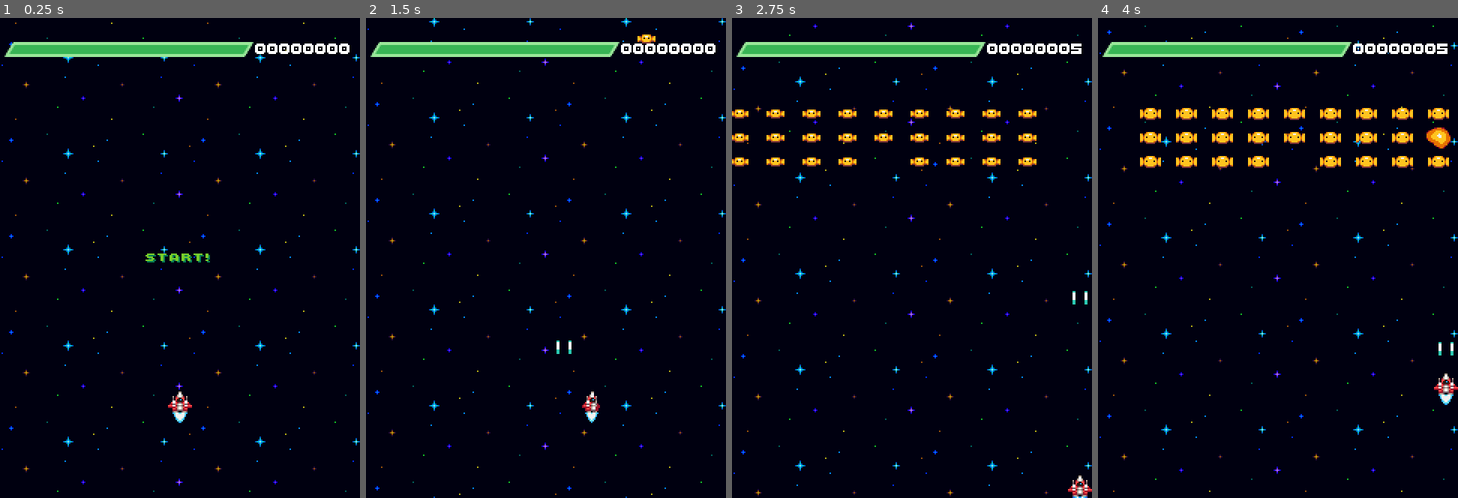
Above: before the commit, frames 1-4 (left to right).
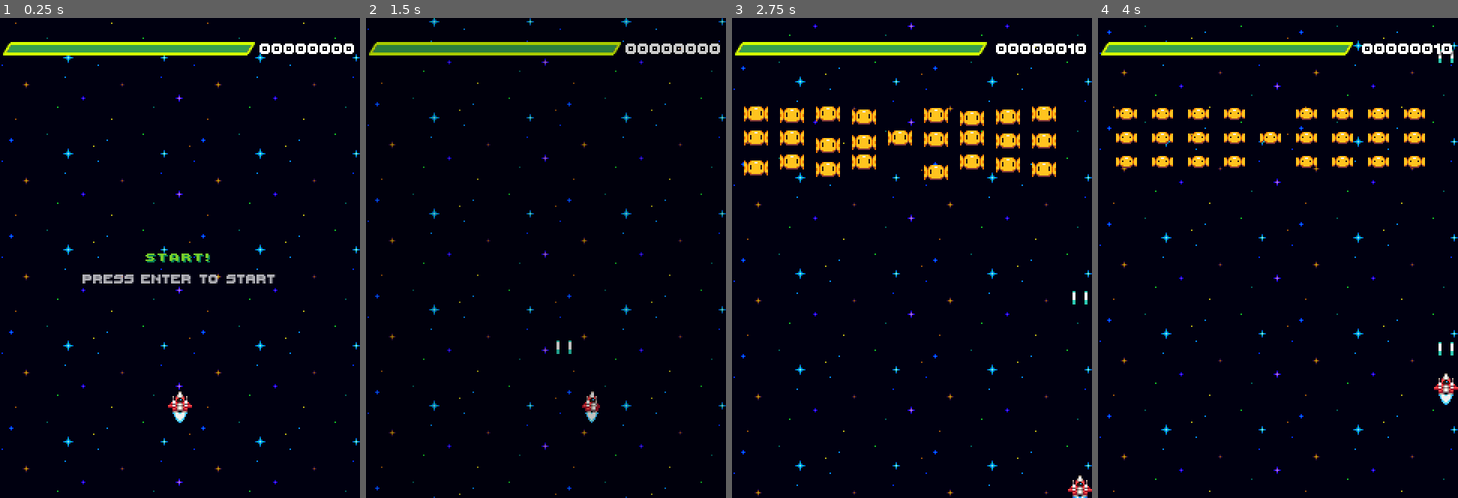
Above: after the commit, the same moments.

Repository: Melon-Lo/godot_space_invader
Game: Godot game, scene res://scenes/main/main.tscn
Two runs of this game, one before a commit and one after it. Both use one fixed random seed, a clock stepped at 60 frames per second and the inputs below.
Inputs (mouse positions are in pixels of both pictures, inside the frame that each line leads up to):
- Up to frame 1 (0.25 s): no input
- Up to frame 2 (1.5 s): click (546, 258) at 0.5 s; tap Enter (start_game, bound only after the commit) at 1.25 s; move the mouse to (625, 234) at 1.27 s; hold Right (move_right) from 1.28 s (still down); hold Enter (start_game, bound only after the commit) from 1.28 s (still down); tap Space (shoot) at 1.35 s
- Up to frame 3 (2.75 s): move the mouse to (840, 282) at 2.02 s; release Right (move_right) at 2.03 s; release Enter (start_game, bound only after the commit) at 2.03 s; hold Down (move_down) from 2.03 s (still down); tap Enter (start_game, bound only after the commit) at 2.1 s; tap Space (shoot) at 2.3 s
- Up to frame 4 (4 s): move the mouse to (1314, 152) at 2.77 s; release Down (move_down) at 2.78 s; hold Right (move_right) 2.78-3.53 s; hold Enter (start_game, bound only after the commit) 2.78-3.53 s; tap Space (shoot) at 2.85, 3.8 s; move the mouse to (1260, 354) at 3.52 s; hold Up (move_up) from 3.53 s (still down); tap Enter (start_game, bound only after the commit) at 3.6 s

The runs differ from the first frame. In frame 1, 2.1% of the frame differs, in the area x 0-99%, y 5-56%; in frame 2, 3.7%; in frame 3, 7.6%, in the area x 0-99%, y 5-34%; in frame 4, 6.4%.

Commit message:
feat: implement core game loop with player controls, shield UI, and main scene initialization

Diff:
--- a/project.godot
+++ b/project.godot
@@ -55,6 +55,12 @@
 , Object(InputEventMouseButton,"resource_local_to_scene":false,"resource_name":"","device":-1,"window_id":0,"alt_presse …(249 unchanged characters)…
 ]
 }
+start_game={
+"deadzone": 0.2,
+"events": [Object(InputEventKey,"resource_local_to_scene":false,"resource_name":"","device":-1,"window_id":0,"alt_pressed":false,"shift_pressed":false,"ctrl_pressed":false,"meta_pressed":false,"pressed":false,"keycode":0,"physical_keycode":4194309,"key_label":0,"unicode":0,"location":0,"echo":false,"script":null)
+, Object(InputEventKey,"resource_local_to_scene":false,"resource_name":"","device":-1,"window_id":0,"alt_pressed":false,"shift_pressed":false,"ctrl_pressed":false,"meta_pressed":false,"pressed":false,"keycode":0,"physical_keycode":4194310,"key_label":0,"unicode":0,"location":0,"echo":false,"script":null)
+]
+}
 
 [physics]
 
--- a/scenes/enemy_bullet/enemy_bullet.gd
+++ b/scenes/enemy_bullet/enemy_bullet.gd
@@ -2,12 +2,28 @@
 
 @export var speed: float = 150.0
 
+@onready var animation_player: AnimationPlayer = $AnimationPlayer
+@onready var sprite_2d: Sprite2D = $Sprite2D
+@onready var animated_sprite_2d: AnimatedSprite2D = $AnimatedSprite2D
+
+var is_exploding: bool = false
+
+
+func _ready() -> void:
+	sprite_2d.hide()
+	animated_sprite_2d.show()
+
 
 func start(pos: Vector2) -> void:
 	position = pos
+	is_exploding = false
+	sprite_2d.hide()
+	animated_sprite_2d.show()
 
 
 func _process(delta: float) -> void:
+	if is_exploding:
+		return
 	position.y += speed * delta
 
 
@@ -19,5 +35,17 @@
 # 處理碰撞
 func _on_area_entered(area: Area2D) -> void:
 	if area.name == "Player":
-		queue_free()
 		area.shield -= 1
+		explode()
+
+
+# 爆炸
+func explode() -> void:
+	is_exploding = true
+	set_deferred("monitoring", false)
+	set_deferred("monitorable", false)
+	animated_sprite_2d.hide()
+	sprite_2d.show()
+	animation_player.play("explode")
+	await animation_player.animation_finished
+	queue_free()
--- a/scenes/enemy_bullet/enemy_bullet.tscn
+++ b/scenes/enemy_bullet/enemy_bullet.tscn
@@ -2,6 +2,7 @@
 
 [ext_resource type="Script" uid="uid://cwbw7ejyd7dr2" path="res://scenes/enemy_bullet/enemy_bullet.gd" id="1_5ifdi"]
 [ext_resource type="Texture2D" uid="uid://urlk45uspgak" path="res://scenes/enemy_bullet/Enemy_projectile (16 x 16).png" id="2_ix2yb"]
+[ext_resource type="Texture2D" uid="uid://c1ckhl3vwm570" path="res://scenes/enemy_bullet/Explosion (16 x 16).png" id="2_yj0vl"]
 
 [sub_resource type="AtlasTexture" id="AtlasTexture_ix2yb"]
 atlas = ExtResource("2_ix2yb")
@@ -28,8 +29,100 @@
 [sub_resource type="CircleShape2D" id="CircleShape2D_kxe2m"]
 radius = 4.0
 
-[node name="EnemyBullet" type="Area2D" unique_id=2126209106]
+[sub_resource type="Animation" id="Animation_tonxl"]
+length = 0.001
+tracks/0/type = "value"
+tracks/0/imported = false
+tracks/0/enabled = true
+tracks/0/path = NodePath("Sprite2D:texture")
+tracks/0/interp = 1
+tracks/0/loop_wrap = true
+tracks/0/keys = {
+"times": PackedFloat32Array(0),
+"transitions": PackedFloat32Array(1),
+"update": 1,
+"values": [ExtResource("2_yj0vl")]
+}
+tracks/1/type = "value"
+tracks/1/imported = false
+tracks/1/enabled = true
+tracks/1/path = NodePath("Sprite2D:hframes")
+tracks/1/interp = 1
+tracks/1/loop_wrap = true
+tracks/1/keys = {
+"times": PackedFloat32Array(0),
+"transitions": PackedFloat32Array(1),
+"update": 1,
+"values": [6]
+}
+tracks/2/type = "value"
+tracks/2/imported = false
+tracks/2/enabled = true
+tracks/2/path = NodePath("Sprite2D:frame")
+tracks/2/interp = 1
+tracks/2/loop_wrap = true
+tracks/2/keys = {
+"times": PackedFloat32Array(0),
+"transitions": PackedFloat32Array(1),
+"update": 1,
+"values": [0]
+}
+
+[sub_resource type="Animation" id="Animation_u5yx3"]
+resource_name = "explode"
+length = 0.16666667
+tracks/0/type = "value"
+tracks/0/imported = false
+tracks/0/enabled = true
+tracks/0/path = NodePath("Sprite2D:texture")
+tracks/0/interp = 1
+tracks/0/loop_wrap = true
+tracks/0/keys = {
+"times": PackedFloat32Array(0),
+"transitions": PackedFloat32Array(1),
+"update": 1,
+"values": [ExtResource("2_yj0vl")]
+}
+tracks/1/type = "value"
+tracks/1/imported = false
+tracks/1/enabled = true
+tracks/1/path = NodePath("Sprite2D:hframes")
+tracks/1/interp = 1
+tracks/1/loop_wrap = true
+tracks/1/keys = {
+"times": PackedFloat32Array(0),
+"transitions": PackedFloat32Array(1),
+"update": 1,
+"values": [6]
+}
+tracks/2/type = "value"
+tracks/2/imported = false
+tracks/2/enabled = true
+tracks/2/path = NodePath("Sprite2D:frame")
+tracks/2/interp = 1
+tracks/2/loop_wrap = true
+tracks/2/keys = {
+"times": PackedFloat32Array(0, 0.033333335, 0.06666667, 0.099999994, 0.13333334),
+"transitions": PackedFloat32Array(1, 1, 1, 1, 1),
+"update": 1,
+"values": [0, 1, 2, 3, 4]
+}
+
+[sub_resource type="AnimationLibrary" id="AnimationLibrary_iijo1"]
+_data = {
+&"RESET": SubResource("Animation_tonxl"),
+&"explode": SubResource("Animation_u5yx3")
+}
+
+[node name="EnemyBullet" type="Area2D" unique_id=2126209106 groups=["enemy_bullets"]]
+process_mode = 3
 script = ExtResource("1_5ifdi")
+
+[node name="Sprite2D" type="Sprite2D" parent="." unique_id=438006687]
+visible = false
+scale = Vector2(0.5, 0.5)
+texture = ExtResource("2_yj0vl")
+hframes = 6
 
 [node name="AnimatedSprite2D" type="AnimatedSprite2D" parent="." unique_id=1985474484]
 sprite_frames = SubResource("SpriteFrames_pg7lt")
@@ -41,5 +134,8 @@
 
 [node name="VisibleOnScreenNotifier2D" type="VisibleOnScreenNotifier2D" parent="." unique_id=1730610103]
 
+[node name="AnimationPlayer" type="AnimationPlayer" parent="." unique_id=1545531737]
+libraries/ = SubResource("AnimationLibrary_iijo1")
+
 [connection signal="area_entered" from="." to="." method="_on_area_entered"]
 [connection signal="screen_exited" from="VisibleOnScreenNotifier2D" to="." method="_on_visible_on_screen_notifier_2d_screen_exited"]
--- a/scenes/main/main.gd
+++ b/scenes/main/main.gd
@@ -2,19 +2,32 @@
 
 @onready var start_button: TextureButton = $CanvasLayer/CenterContainer/StartButton
 @onready var game_over: TextureRect = $CanvasLayer/CenterContainer/GameOver
+@onready var win: Label = $CanvasLayer/CenterContainer/Win
+@onready var screen_transition: ColorRect = $CanvasLayer/ScreenTransition
+@onready var hint: Label = $CanvasLayer/Hint
+@export var row_enemies_count = 9
+@export var column_enemies_count = 3
 
 var enemy_scene = preload("res://scenes/enemy/enemy.tscn")
 var score = 0
+var total_enemies = 0
 
-var row_enemies_count = 9
-var column_enemies_count = 3
-var total_enemies = 0
+var button_tween: Tween
+var hint_tween: Tween
 
 
 func _ready() -> void:
+	process_mode = Node.PROCESS_MODE_ALWAYS
+	start_button.pivot_offset = start_button.size / 2.0
 	start_button.show()
 	game_over.hide()
+	win.hide()
 	get_tree().paused = true
+
+	start_button.mouse_entered.connect(_on_start_button_mouse_entered)
+	start_button.mouse_exited.connect(_on_start_button_mouse_exited)
+
+	start_hint_blinking()
 
 
 # 生成所有敵人
@@ -35,17 +48,41 @@
 	$CanvasLayer/UI.update_score(score)
 	if total_enemies <= 0:
 		get_tree().paused = true
+		win.show()
+		await get_tree().create_timer(3.0).timeout
+		win.hide()
 		start_button.show()
+		start_hint_blinking()
+
+
+# 按下空白鍵或 Enter 鍵
+func _unhandled_input(event: InputEvent) -> void:
+	if event.is_action_pressed("start_game") and start_button.visible:
+		new_game()
 
 
 # 點擊開始按鈕
 func _on_start_button_pressed() -> void:
-	start_button.hide()
 	new_game()
 
 
 # 新遊戲
 func new_game() -> void:
+	# 隱藏開始按鈕以防止多次點擊或觸發
+	start_button.hide()
+	start_button.scale = Vector2(1.0, 1.0)
+	stop_hint_blinking()
+
+	# 開始淡出至全黑
+	var tween = create_tween()
+	tween.set_pause_mode(Tween.TWEEN_PAUSE_PROCESS)
+	tween.tween_property(screen_transition, "color", Color(0, 0, 0, 1), 0.4)
+	await tween.finished
+
+	# 清空畫面
+	get_tree().call_group("enemies", "queue_free")
+	get_tree().call_group("enemy_bullets", "queue_free")
+
 	score = 0
 	total_enemies = row_enemies_count * column_enemies_count
 	$CanvasLayer/UI.update_score(score)
@@ -53,11 +90,82 @@
 	spawn_all_enemies()
 	get_tree().paused = false
 
+	# 稍微停留一小會兒
+	await get_tree().create_timer(0.2).timeout
 
+	# 開始淡入至透明
+	var tween_in = create_tween()
+	tween_in.set_pause_mode(Tween.TWEEN_PAUSE_PROCESS)
+	tween_in.tween_property(screen_transition, "color", Color(0, 0, 0, 0), 0.4)
+	await tween_in.finished
+
+
+# 玩家死亡（遊戲結束）
 func _on_player_died() -> void:
 	get_tree().paused = true
-	get_tree().call_group("enemies", "queue_free")
 	game_over.show()
 	await get_tree().create_timer(2.0).timeout
 	game_over.hide()
 	start_button.show()
+	start_hint_blinking()
+
+
+# 滑鼠移入開始按鈕
+func _on_start_button_mouse_entered() -> void:
+	if button_tween and button_tween.is_valid():
+		button_tween.kill()
+	button_tween = create_tween()
+	button_tween.set_pause_mode(Tween.TWEEN_PAUSE_PROCESS)
+	button_tween.tween_property(
+		start_button,
+		"scale",
+		Vector2(1.15, 1.15),
+		0.15,
+	).set_trans(Tween.TRANS_SINE)
+
+
+# 滑鼠移出開始按鈕
+func _on_start_button_mouse_exited() -> void:
+	if button_tween and button_tween.is_valid():
+		button_tween.kill()
+	button_tween = create_tween()
+	button_tween.set_pause_mode(Tween.TWEEN_PAUSE_PROCESS)
+	button_tween.tween_property(
+		start_button,
+		"scale",
+		Vector2(1.0, 1.0),
+		0.15,
+	).set_trans(Tween.TRANS_SINE)
+
+
+# 開始閃爍提示
+func start_hint_blinking() -> void:
+	hint.show()
+	if hint_tween and hint_tween.is_valid():
+		hint_tween.kill()
+
+	hint.modulate.a = 1.0
+
+	hint_tween = create_tween().set_loops()
+	hint_tween.set_pause_mode(Tween.TWEEN_PAUSE_PROCESS)
+
+	hint_tween.tween_property(
+		hint,
+		"modulate:a",
+		0.2,
+		0.6,
+	).set_trans(Tween.TRANS_SINE).set_ease(Tween.EASE_IN_OUT)
+
+	hint_tween.tween_property(
+		hint,
+		"modulate:a",
+		1.0,
+		0.6,
+	).set_trans(Tween.TRANS_SINE).set_ease(Tween.EASE_IN_OUT)
+
+
+# 停止閃爍提示
+func stop_hint_blinking() -> void:
+	if hint_tween and hint_tween.is_valid():
+		hint_tween.kill()
+	hint.hide()
--- a/scenes/main/main.tscn
+++ b/scenes/main/main.tscn
@@ -6,6 +6,12 @@
 [ext_resource type="PackedScene" uid="uid://cvjqjpxud421a" path="res://scenes/ui/ui.tscn" id="2_l3cfh"]
 [ext_resource type="Texture2D" uid="uid://cgg46c2r0ngld" path="res://scenes/ui/START (48 x 8).png" id="3_6q06x"]
 [ext_resource type="Texture2D" uid="uid://cu74qpyj0kgm8" path="res://scenes/ui/GAME_OVER (72 x 8).png" id="4_ow5a4"]
+[ext_resource type="FontFile" uid="uid://6yv0y6bfclb8" path="res://scenes/ui/ThaleahFat.ttf" id="5_hujxm"]
+
+[sub_resource type="LabelSettings" id="LabelSettings_yyfjg"]
+font = ExtResource("5_hujxm")
+font_color = Color(1, 1, 0.105882354, 1)
+shadow_color = Color(0.8666667, 0.59607846, 0.12156863, 1)
 
 [node name="Main" type="Node2D" unique_id=1926543772]
 script = ExtResource("1_k2fmo")
@@ -30,10 +36,43 @@
 layout_mode = 2
 texture = ExtResource("4_ow5a4")
 
+[node name="Win" type="Label" parent="CanvasLayer/CenterContainer" unique_id=222864762]
+layout_mode = 2
+text = "YOU WIN!"
+label_settings = SubResource("LabelSettings_yyfjg")
+
+[node name="ScreenTransition" type="ColorRect" parent="CanvasLayer" unique_id=1852503814]
+process_mode = 3
+anchors_preset = 15
+anchor_right = 1.0
+anchor_bottom = 1.0
+grow_horizontal = 2
+grow_vertical = 2
+mouse_filter = 2
+color = Color(0, 0, 0, 0)
+
+[node name="Hint" type="Label" parent="CanvasLayer" unique_id=827524444]
+anchors_preset = 8
+anchor_left = 0.5
+anchor_top = 0.5
+anchor_right = 0.5
+anchor_bottom = 0.5
+offset_left = -65.0
+offset_top = 7.0
+offset_right = 65.0
+offset_bottom = 21.0
+grow_horizontal = 2
+grow_vertical = 2
+size_flags_horizontal = 4
+theme_override_fonts/font = ExtResource("5_hujxm")
+theme_override_font_sizes/font_size = 14
+text = "press enter to start"
+
 [node name="Background" parent="." unique_id=1374005916 instance=ExtResource("1_iuonh")]
 process_mode = 3
 
 [node name="Player" parent="." unique_id=1596260093 instance=ExtResource("2_k2fmo")]
+process_mode = 3
 
 [connection signal="pressed" from="CanvasLayer/CenterContainer/StartButton" to="." method="_on_start_button_pressed"]
 [connection signal="died" from="Player" to="." method="_on_player_died"]
--- a/scenes/player/player.gd
+++ b/scenes/player/player.gd
@@ -7,6 +7,7 @@
 @onready var ship: Sprite2D = $Ship
 @onready var boosters: AnimatedSprite2D = $Ship/Boosters
 @onready var gun_cooldown_timer: Timer = $GunCooldownTimer
+@onready var animation_player: AnimationPlayer = $AnimationPlayer
 
 @export var speed: float = 150.0
 @export var cooldown = 0.25
@@ -15,6 +16,8 @@
 
 var can_shoot: bool = true
 var ship_size = Vector2(16, 16)
+var is_dying: bool = false
+var hit_flash_tween: Tween
 # 每當我們改變 shield 的值，會執行 set_shield()。
 var shield = max_shield:
 	set = set_shield
@@ -25,6 +28,9 @@
 
 
 func _process(delta: float) -> void:
+	if is_dying:
+		return
+
 	var input = Input.get_vector("move_left", "move_right", "move_up", "move_down")
 
 	if input.x > 0:
@@ -46,6 +52,11 @@
 
 # 初始化
 func start() -> void:
+	is_dying = false
+	set_deferred("monitoring", true)
+	set_deferred("monitorable", true)
+	ship.self_modulate = Color(1.0, 1.0, 1.0, 1.0)
+	animation_player.play("RESET")
 	show()
 	shield = max_shield
 	position = Vector2(screen_size.x / 2, screen_size.y - 64) # 初始位置
@@ -54,6 +65,9 @@
 
 # 射擊
 func shoot() -> void:
+	if get_tree().paused:
+		return
+
 	if not can_shoot:
 		return
 
@@ -74,13 +88,45 @@
 func set_shield(value) -> void:
 	shield = min(max_shield, value)
 	shield_changed.emit(max_shield, shield)
-	if shield <= 0:
-		hide()
-		died.emit()
+	if shield <= 0 and not is_dying:
+		explode()
+
+
+# 爆炸
+func explode() -> void:
+	is_dying = true
+	set_deferred("monitoring", false)
+	set_deferred("monitorable", false)
+	animation_player.play("explode")
+	await animation_player.animation_finished
+	hide()
+	died.emit()
+
+
+# 播放受擊變紅動畫
+func play_hit_flash() -> void:
+	if is_dying:
+		return
+
+	if hit_flash_tween and hit_flash_tween.is_valid():
+		hit_flash_tween.kill()
+
+	# 瞬間變紅
+	ship.self_modulate = Color(10.0, 0.2, 0.2, 1.0)
+
+	# 平滑退回白色
+	hit_flash_tween = create_tween()
+	hit_flash_tween.tween_property(ship, "self_modulate", Color(1.0, 1.0, 1.0, 1.0), 0.15)
 
 
 # 處理碰撞
 func _on_area_entered(area: Area2D) -> void:
+	if is_dying:
+		return
+
+	if area.is_in_group("enemies") or area.is_in_group("enemy_bullets"):
+		play_hit_flash()
+
 	if area.is_in_group("enemies"):
 		area.explode()
 		shield -= max_shield / 2.0
--- a/scenes/player/player.tscn
+++ b/scenes/player/player.tscn
@@ -6,6 +6,7 @@
 [ext_resource type="Texture2D" uid="uid://e3rcsyhmy0qd" path="res://scenes/player/ship_sprite/Boosters (16 x 16).png" id="2_gmlin"]
 [ext_resource type="Texture2D" uid="uid://vune4t5hq0xv" path="res://scenes/player/ship_sprite/Boosters_left (16 x 16).png" id="4_p47bc"]
 [ext_resource type="Texture2D" uid="uid://da4lb8bon6wiy" path="res://scenes/player/ship_sprite/Boosters_right (16 x 16).png" id="5_75vfm"]
+[ext_resource type="Texture2D" uid="uid://bhy1ev34j0l0n" path="res://scenes/player/Explosion (16 x 16).png" id="6_explosion"]
 
 [sub_resource type="AtlasTexture" id="AtlasTexture_lvxji"]
 atlas = ExtResource("2_gmlin")
@@ -70,6 +71,103 @@
 [sub_resource type="RectangleShape2D" id="RectangleShape2D_lvxji"]
 size = Vector2(12, 21)
 
+[sub_resource type="Animation" id="Animation_RESET"]
+length = 0.001
+tracks/0/type = "value"
+tracks/0/imported = false
+tracks/0/enabled = true
+tracks/0/path = NodePath("Ship:texture")
+tracks/0/interp = 1
+tracks/0/loop_wrap = true
+tracks/0/keys = {
+"times": PackedFloat32Array(0),
+"transitions": PackedFloat32Array(1),
+"update": 1,
+"values": [ExtResource("1_dovo2")]
+}
+tracks/1/type = "value"
+tracks/1/imported = false
+tracks/1/enabled = true
+tracks/1/path = NodePath("Ship:hframes")
+tracks/1/interp = 1
+tracks/1/loop_wrap = true
+tracks/1/keys = {
+"times": PackedFloat32Array(0),
+"transitions": PackedFloat32Array(1),
+"update": 1,
+"values": [3]
+}
+tracks/2/type = "value"
+tracks/2/imported = false
+tracks/2/enabled = true
+tracks/2/path = NodePath("Ship/Boosters:visible")
+tracks/2/interp = 1
+tracks/2/loop_wrap = true
+tracks/2/keys = {
+"times": PackedFloat32Array(0),
+"transitions": PackedFloat32Array(1),
+"update": 1,
+"values": [true]
+}
+
+[sub_resource type="Animation" id="Animation_explode"]
+resource_name = "explode"
+length = 0.4
+tracks/0/type = "value"
+tracks/0/imported = false
+tracks/0/enabled = true
+tracks/0/path = NodePath("Ship:texture")
+tracks/0/interp = 1
+tracks/0/loop_wrap = true
+tracks/0/keys = {
+"times": PackedFloat32Array(0),
+"transitions": PackedFloat32Array(1),
+"update": 1,
+"values": [ExtResource("6_explosion")]
+}
+tracks/1/type = "value"
+tracks/1/imported = false
+tracks/1/enabled = true
+tracks/1/path = NodePath("Ship:hframes")
+tracks/1/interp = 1
+tracks/1/loop_wrap = true
+tracks/1/keys = {
+"times": PackedFloat32Array(0),
+"transitions": PackedFloat32Array(1),
+"update": 1,
+"values": [6]
+}
+tracks/2/type = "value"
+tracks/2/imported = false
+tracks/2/enabled = true
+tracks/2/path = NodePath("Ship:frame")
+tracks/2/interp = 1
+tracks/2/loop_wrap = true
+tracks/2/keys = {
+"times": PackedFloat32Array(0, 0.06666666, 0.13333334, 0.2, 0.26666668, 0.33333334),
+"transitions": PackedFloat32Array(1, 1, 1, 1, 1, 1),
+"update": 1,
+"values": [0, 1, 2, 3, 4, 5]
+}
+tracks/3/type = "value"
+tracks/3/imported = false
+tracks/3/enabled = true
+tracks/3/path = NodePath("Ship/Boosters:visible")
+tracks/3/interp = 1
+tracks/3/loop_wrap = true
+tracks/3/keys = {
+"times": PackedFloat32Array(0),
+"transitions": PackedFloat32Array(1),
+"update": 1,
+"values": [false]
+}
+
+[sub_resource type="AnimationLibrary" id="AnimationLibrary_player"]
+_data = {
+&"RESET": SubResource("Animation_RESET"),
+&"explode": SubResource("Animation_explode")
+}
+
 [node name="Player" type="Area2D" unique_id=1596260093]
 script = ExtResource("1_gmlin")
 bullet_scene = ExtResource("2_75vfm")
@@ -77,11 +175,10 @@
 [node name="Ship" type="Sprite2D" parent="." unique_id=1929287007]
 texture = ExtResource("1_dovo2")
 hframes = 3
-frame = 1
 
 [node name="Boosters" type="AnimatedSprite2D" parent="Ship" unique_id=1702844577]
 sprite_frames = SubResource("SpriteFrames_75vfm")
-animation = &"right"
+animation = &"forward"
 autoplay = "forward"
 offset = Vector2(0, 15)
 
@@ -92,5 +189,8 @@
 [node name="GunCooldownTimer" type="Timer" parent="." unique_id=1243221412]
 one_shot = true
 
+[node name="AnimationPlayer" type="AnimationPlayer" parent="." unique_id=1243221413]
+libraries/ = SubResource("AnimationLibrary_player")
+
 [connection signal="area_entered" from="." to="." method="_on_area_entered"]
 [connection signal="timeout" from="GunCooldownTimer" to="." method="_on_gun_cooldown_timer_timeout"]
--- a/scenes/ui/ui.gd
+++ b/scenes/ui/ui.gd
@@ -1,7 +1,10 @@
 extends MarginContainer
 
-@onready var shield_bar: ProgressBar = $HBoxContainer/ShieldBar
 @onready var score_label: Label = $HBoxContainer/ScoreLabel
+@onready var damage_bar: ProgressBar = $HBoxContainer/ShieldBar/DamageBar
+@onready var actual_bar: ProgressBar = $HBoxContainer/ShieldBar/ActualBar
+
+var damage_tween: Tween
 
 
 # 更新分數
@@ -11,5 +14,25 @@
 
 # 更新護盾
 func update_shield(max_value, value) -> void:
-	shield_bar.max_value = max_value
-	shield_bar.value = value
+	actual_bar.max_value = max_value
+	damage_bar.max_value = max_value
+
+	# 停止先前尚未跑完的 Tween
+	if damage_tween and damage_tween.is_valid():
+		damage_tween.kill()
+
+	# 如果是初始化、回血、或者滿血狀態，直接更新不作動畫
+	if value == max_value or value >= actual_bar.value:
+		actual_bar.value = value
+		damage_bar.value = value
+		return
+
+	# 扣血：前方的實際血量立刻變動
+	actual_bar.value = value
+
+	# 後方的預扣紅色血量以 Tween 延遲後滑動退回
+	damage_tween = create_tween()
+	damage_tween.tween_interval(0.3) # 停頓 0.3 秒供玩家反應
+	var tween_prop = damage_tween.tween_property(damage_bar, "value", value, 0.4)
+	tween_prop.set_trans(Tween.TRANS_SINE)
+	tween_prop.set_ease(Tween.EASE_OUT)
--- a/scenes/ui/ui.tscn
+++ b/scenes/ui/ui.tscn
@@ -3,17 +3,28 @@
 [ext_resource type="Script" uid="uid://cbdsktv3r0wbn" path="res://scenes/ui/ui.gd" id="1_f5cxw"]
 [ext_resource type="FontFile" uid="uid://6yv0y6bfclb8" path="res://scenes/ui/ThaleahFat.ttf" id="1_u7n8c"]
 
-[sub_resource type="StyleBoxFlat" id="StyleBoxFlat_f5cxw"]
-bg_color = Color(0.6, 0.90588236, 0.6, 1)
-skew = Vector2(0.6, 0)
-
-[sub_resource type="StyleBoxFlat" id="StyleBoxFlat_aac20"]
-bg_color = Color(0.21896565, 0.709132, 0.33524993, 1)
+[sub_resource type="StyleBoxFlat" id="StyleBoxFlat_g5kmx"]
+bg_color = Color(0.7294118, 0.99607843, 0.7607843, 0.3764706)
 skew = Vector2(0.6, 0)
 border_width_left = 2
 border_width_top = 2
 border_width_right = 2
 border_width_bottom = 2
+border_color = Color(0.827451, 1, 0, 1)
+
+[sub_resource type="StyleBoxFlat" id="StyleBoxFlat_f5cxw"]
+bg_color = Color(0.6, 0.6, 0.6, 0)
+
+[sub_resource type="StyleBoxFlat" id="StyleBoxFlat_red"]
+bg_color = Color(0.85, 0.15, 0.15, 1)
+skew = Vector2(0.6, 0)
+border_color = Color(0.6, 0.90588236, 0.6, 1)
+
+[sub_resource type="StyleBoxEmpty" id="StyleBoxEmpty_transparent"]
+
+[sub_resource type="StyleBoxFlat" id="StyleBoxFlat_aac20"]
+bg_color = Color(0.21373367, 0.62345177, 0.3006837, 1)
+skew = Vector2(0.6, 0)
 border_color = Color(0.6, 0.90588236, 0.6, 1)
 
 [sub_resource type="LabelSettings" id="LabelSettings_g5kmx"]
@@ -35,18 +46,59 @@
 layout_mode = 2
 theme_override_constants/separation = 4
 
-[node name="ShieldBar" type="ProgressBar" parent="HBoxContainer" unique_id=793617909]
-custom_minimum_size = Vector2(160, 10)
+[node name="ShieldBar" type="Control" parent="HBoxContainer" unique_id=793617909]
+custom_minimum_size = Vector2(164, 14)
 layout_mode = 2
+size_flags_horizontal = 4
 size_flags_vertical = 4
+
+[node name="Background" type="Panel" parent="HBoxContainer/ShieldBar" unique_id=123839526]
+layout_mode = 1
+anchors_preset = 15
+anchor_right = 1.0
+anchor_bottom = 1.0
+offset_top = 2.0
+offset_bottom = -3.0
+grow_horizontal = 2
+grow_vertical = 2
+theme_override_styles/panel = SubResource("StyleBoxFlat_g5kmx")
+
+[node name="DamageBar" type="ProgressBar" parent="HBoxContainer/ShieldBar" unique_id=1234567]
+layout_mode = 1
+anchors_preset = 15
+anchor_right = 1.0
+anchor_bottom = 1.0
+offset_left = 2.0
+offset_top = 4.0
+offset_right = -2.0
+offset_bottom = -5.0
+grow_horizontal = 2
+grow_vertical = 2
 theme_override_styles/background = SubResource("StyleBoxFlat_f5cxw")
+theme_override_styles/fill = SubResource("StyleBoxFlat_red")
+step = 0.1
+value = 100.0
+show_percentage = false
+
+[node name="ActualBar" type="ProgressBar" parent="HBoxContainer/ShieldBar" unique_id=1234568]
+layout_mode = 1
+anchors_preset = -1
+anchor_left = 0.0121951215
+anchor_top = 0.35714287
+anchor_right = 0.9878049
+anchor_bottom = 0.71428573
+offset_top = -1.0
+offset_bottom = -1.0
+grow_horizontal = 2
+grow_vertical = 2
+theme_override_styles/background = SubResource("StyleBoxEmpty_transparent")
 theme_override_styles/fill = SubResource("StyleBoxFlat_aac20")
 step = 1.0
 value = 100.0
 show_percentage = false
 
 [node name="ScoreLabel" type="Label" parent="HBoxContainer" unique_id=1980120879]
-custom_minimum_size = Vector2(50, 16)
+custom_minimum_size = Vector2(65, 16)
 layout_mode = 2
 text = "00000000"
 label_settings = SubResource("LabelSettings_g5kmx")
Binary file added: scenes/enemy_bullet/Explosion (16 x 16).png
Not shown, added: scenes/enemy_bullet/Explosion (16 x 16).png.import
Binary file added: scenes/player/Explosion (16 x 16).png
Not shown, added: scenes/player/Explosion (16 x 16).png.import
